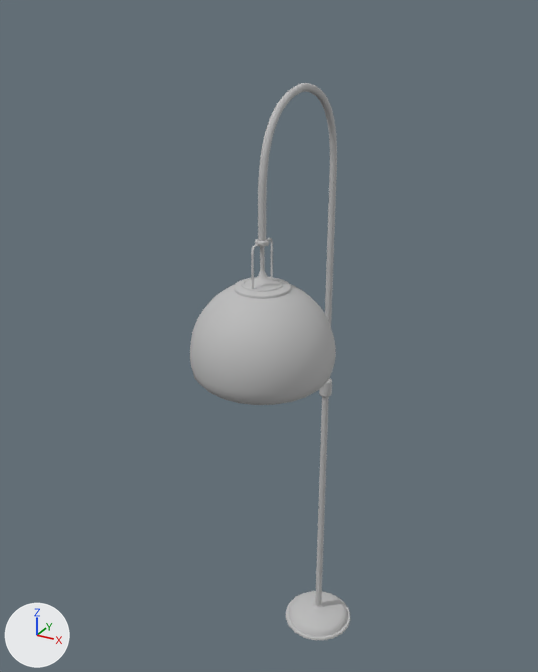
The FBX model Editor/Assets/IronWrought/Mesh/Props/En_P_Lamp.fbx, before and after one commit.
One viewpoint serves both versions: a 50 mm lens placed at (0.801, -1.805, 1.911), pointed at (-0.089, -0.186, 1.102). The axes (+X, +Y, +Z) are drawn at lower left. The lights are the same throughout. Where no turn or scale is listed for an object, it has been applied to the vertices.

In view in the first picture: 'En_P_Lamp'.
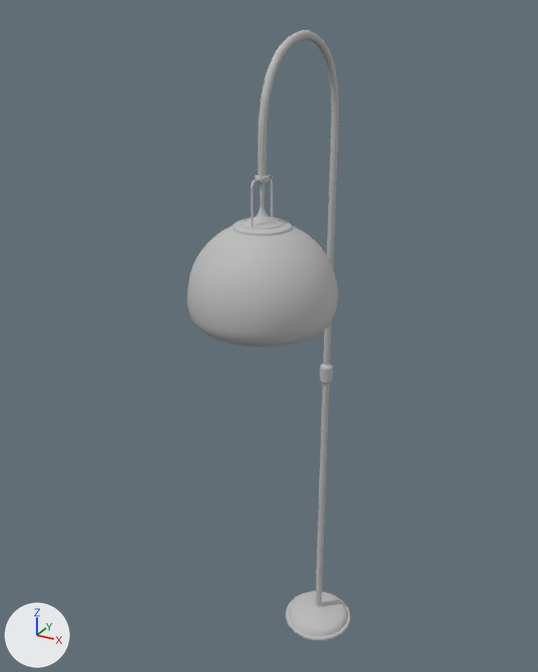
Boxes [x1, y1, x2, y2] around the edits, measured in the pictures (538 x 672 px; the box of a moved part takes in the faces that stretch with it):
```json
{"object": "En_P_Lamp", "change": "reshaped", "before": [190, 83, 350, 640], "after": [187, 30, 350, 640], "on screen": "9% taller"}
{"part": 1, "of": "me_mesh", "change": "moved or reshaped", "before": [190, 247, 336, 405], "after": [187, 182, 338, 347]}
{"part": 2, "of": "me_mesh", "change": "moved or reshaped", "before": [268, 238, 273, 278], "after": [269, 175, 273, 217]}
{"part": 3, "of": "me_mesh", "change": "moved or reshaped", "before": [251, 244, 260, 289], "after": [251, 179, 260, 227]}
{"part": 4, "of": "me_mesh", "change": "moved or reshaped", "before": [315, 177, 336, 606], "after": [315, 133, 338, 606]}
{"part": 5, "of": "me_mesh", "change": "moved or reshaped", "before": [258, 83, 337, 209], "after": [258, 30, 339, 157]}
{"part": 6, "of": "me_mesh", "change": "moved or reshaped", "before": [255, 209, 269, 247], "after": [255, 157, 269, 182]}
```

Edits to the scene script, one JSON object a line:
```json
{"block": "me_mesh", "where": "# used by ob_en_p_lamp; location = (0.0, 0.0, 0.0)"}
{"op": "remove", "block": "me_mesh", "code": "me_mesh.from_pydata(...)  # 2725 vertices, 2680 faces; spans x -0.17..0.17, y -0.55..0.11, z 0.0..1.75"}
{"op": "add", "block": "me_mesh", "code": "me_mesh.from_pydata(...)  # 2725 vertices, 2680 faces; spans x -0.17..0.17, y -0.55..0.11, z 0.0..1.87"}
{"block": "me_mesh", "change": "me_mesh part 1: the loose piece of 1177 vertices spanning x -0.17..0.17, y -0.55..-0.21, z 1.09..1.43 is moved by (0.0, 0.0, 0.14)"}
{"block": "me_mesh", "change": "me_mesh part 2: the loose piece of 144 vertices spanning x 0.0, y -0.37..-0.33, z 1.32..1.43 is moved by (0.0, 0.0, 0.14)"}
{"block": "me_mesh", "change": "me_mesh part 3: the loose piece of 144 vertices spanning x 0.0, y -0.43..-0.39, z 1.32..1.43 is moved by (0.0, 0.0, 0.14)"}
{"block": "me_mesh", "change": "me_mesh part 4: all 240 vertices in x -0.02..0.02, y -0.02..0.02, z 0.85..0.91 are moved by (0.0, 0.0, 0.05)"}
{"block": "me_mesh", "change": "me_mesh part 5: all 580 vertices in x -0.01..0.01, y -0.39..0.01, z 1.51..1.75 are moved by (0.0, 0.0, 0.11)"}
{"block": "me_mesh", "change": "me_mesh part 6: 180 of the vertices in x -0.02..0.02, y -0.4..-0.36, z 1.42..1.44 are moved by (0.0, 0.0, 0.14)"}
```
